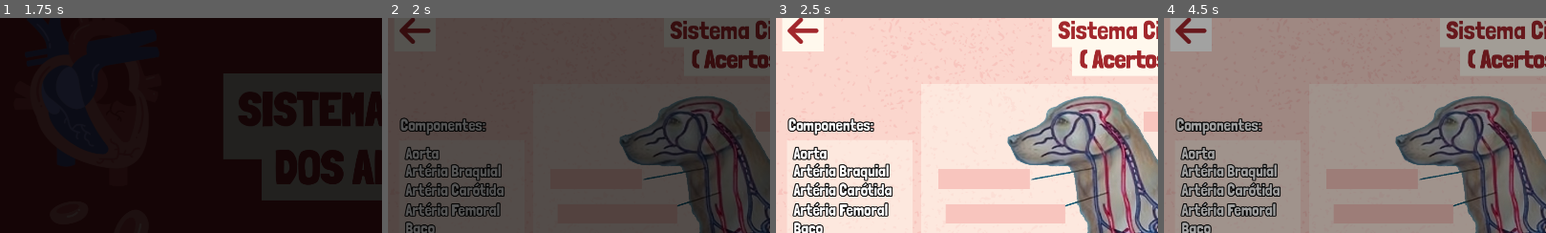
Above: before the commit, frames 1-4 (left to right).
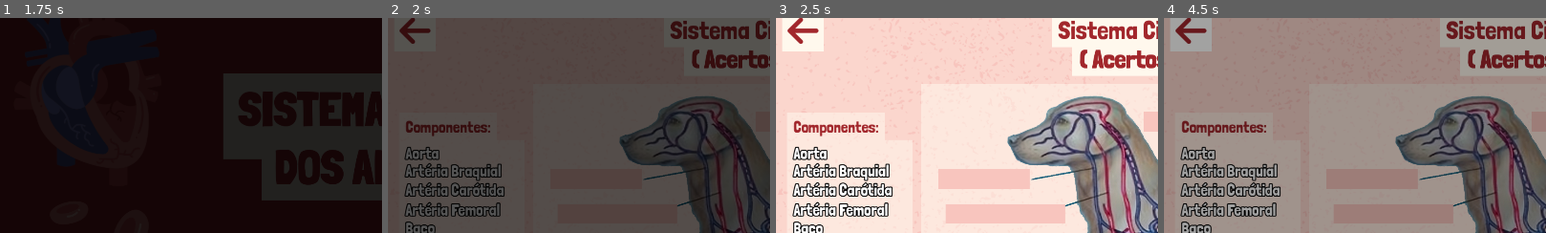
Above: after the commit, the same moments.

Repository: telmotrooper/vet-game
Game: Godot game, scene res://main.tscn
Two runs of this game, one before a commit and one after it. Both use one fixed random seed, a clock stepped at 60 frames per second and the inputs below.
Inputs (mouse positions are % of the whole screen's width and height, from its top left):
- Up to frame 1 (1.75 s): tap Enter at 0.5 s; click "CÃES (FIGURA)" at 1.25 s
- Up to frame 2 (2 s): no input
- Up to frame 3 (2.5 s): click (96, 6) at 2 s
- Up to frame 4 (4.5 s): click (96, 6) at 2.75 s; click (96, 6) at 3.5 s; click (4, 6) at 4.25 s
The pictures show only the part of the screen within x 0-50%, y 3-53%; the shares and areas given below are measured in that part.

Frame 1 is identical in both runs. In frame 2, 0.9% of the frame differs, in the area x 3-27%, y 46-56%; in frame 3, 1.3%, in the area x 3-29%, y 44-57%; in frame 4, 1.1%.

Commit message:
adjusted 'Componentes' header

Diff:
--- a/dog_level/dog_level.tscn
+++ b/dog_level/dog_level.tscn
@@ -19,6 +19,11 @@
 font_color = Color(0.635294, 0.152941, 0.172549, 1)
 outline_color = Color(0, 0, 0, 1)
 
+[sub_resource type="LabelSettings" id="LabelSettings_k6rhw"]
+font_size = 40
+font_color = Color(0.635294, 0.152941, 0.172549, 1)
+outline_color = Color(0, 0, 0, 1)
+
 [node name="DogLevel" type="Control"]
 layout_mode = 3
 anchors_preset = 15
@@ -62,6 +67,26 @@
 grow_horizontal = 2
 size_flags_horizontal = 4
 color = Color(1, 0.972549, 0.929412, 1)
+
+[node name="TitleBackground" type="ColorRect" parent="Background"]
+offset_left = 694.0
+offset_top = 28.0
+offset_right = 1225.0
+offset_bottom = 109.0
+color = Color(1, 0.972549, 0.929412, 1)
+
+[node name="TitleLabel" type="Label" parent="Background"]
+anchors_preset = 5
+anchor_left = 0.5
+anchor_right = 0.5
+offset_left = -290.0
+offset_top = 28.0
+offset_right = 290.0
+offset_bottom = 107.0
+grow_horizontal = 2
+text = "Sistema Circulatório"
+label_settings = SubResource("LabelSettings_hcqab")
+horizontal_alignment = 1
 
 [node name="Score" type="RichTextLabel" parent="Background"]
 unique_name_in_owner = true
@@ -248,6 +273,34 @@
 
 [node name="Pieces" type="Node" parent="."]
 
+[node name="TitleBackground" type="ColorRect" parent="Pieces"]
+self_modulate = Color(1, 1, 1, 0.509804)
+anchors_preset = 5
+anchor_left = 0.5
+anchor_right = 0.5
+offset_left = -932.0
+offset_top = 274.0
+offset_right = -686.0
+offset_bottom = 342.0
+grow_horizontal = 2
+size_flags_horizontal = 4
+mouse_filter = 2
+color = Color(1, 0.972549, 0.929412, 1)
+
+[node name="TitleLabel" type="Label" parent="Pieces/TitleBackground"]
+layout_mode = 1
+anchors_preset = 5
+anchor_left = 0.5
+anchor_right = 0.5
+offset_left = -107.0
+offset_top = 12.0
+offset_right = 108.0
+offset_bottom = 60.0
+grow_horizontal = 2
+text = "Componentes:"
+label_settings = SubResource("LabelSettings_k6rhw")
+horizontal_alignment = 1
+
 [node name="PiecesBackground" type="ColorRect" parent="Pieces"]
 self_modulate = Color(1, 1, 1, 0.509804)
 offset_left = 28.0
@@ -256,13 +309,6 @@
 offset_bottom = 961.0
 mouse_filter = 2
 color = Color(1, 0.972549, 0.929412, 1)
-
-[node name="PiecesLabel" type="Label" parent="Pieces"]
-offset_left = 31.0
-offset_top = 281.0
-offset_right = 289.0
-offset_bottom = 330.0
-text = "Componentes:"
 
 [node name="VeiaJugular" type="Label" parent="Pieces"]
 offset_left = 44.0
@@ -465,28 +511,6 @@
 text = "Continuar"
 script = ExtResource("16_y7wcw")
 
-[node name="TitleBackground" type="ColorRect" parent="."]
-layout_mode = 0
-offset_left = 694.0
-offset_top = 28.0
-offset_right = 1225.0
-offset_bottom = 109.0
-color = Color(1, 0.972549, 0.929412, 1)
-
-[node name="TitleLabel" type="Label" parent="."]
-layout_mode = 1
-anchors_preset = 5
-anchor_left = 0.5
-anchor_right = 0.5
-offset_left = -290.0
-offset_top = 28.0
-offset_right = 290.0
-offset_bottom = 107.0
-grow_horizontal = 2
-text = "Sistema Circulatório"
-label_settings = SubResource("LabelSettings_hcqab")
-horizontal_alignment = 1
-
 [connection signal="slot_filled" from="Slots/SquareSlot" to="." method="_on_slot_filled"]
 [connection signal="slot_filled" from="Slots/SquareSlot2" to="." method="_on_slot_filled"]
 [connection signal="slot_filled" from="Slots/SquareSlot3" to="." method="_on_slot_filled"]
Not shown: 1 places in dog_level/dog_level.tscn that only renumber resources
